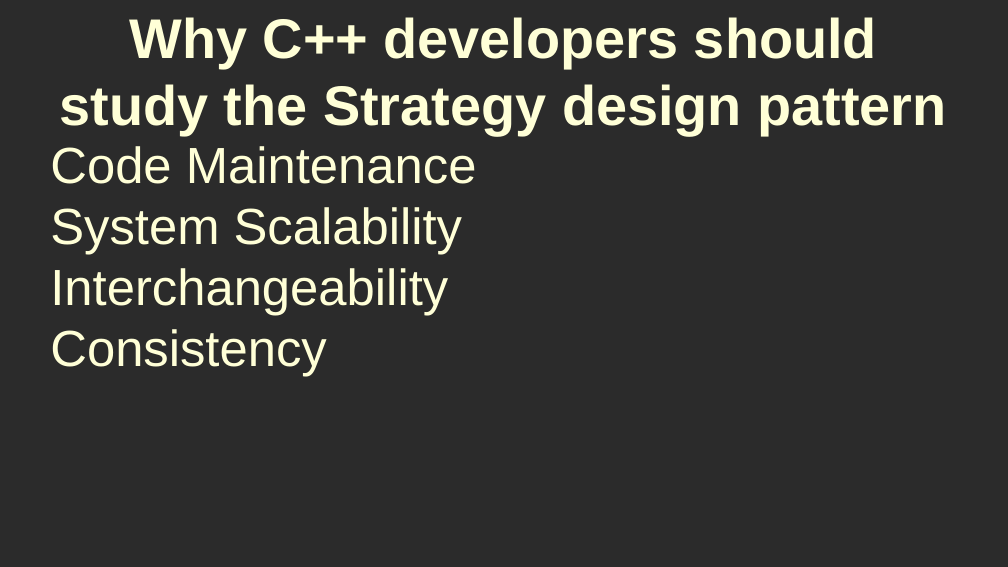
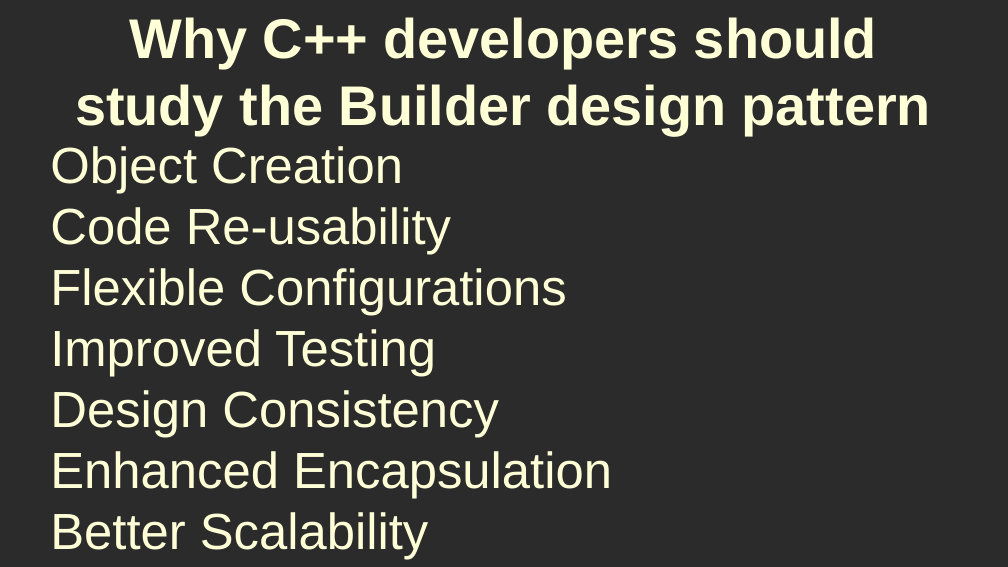
Before and after one commit to RayAndrade/CPPstudy, a slide deck: slide 8 of Creational/Builder/intro/why.odp (slide 6 before the commit). Drawn at 1008x567 pixels with LibreOffice and Linux fonts; fonts in the diff are those of the drawing; background and template pictures are left out; a plain dark background stands for a picture behind light text. Boxes give left, top, right and bottom in pixels: in the first picture for what was removed or moved away, otherwise in the second. Text is boxed around its words. In the diff, an @@ line names an element or a change of style, - is before the commit and + after.

```diff
--- a/Creational/Builder/intro/why.odp
+++ b/Creational/Builder/intro/why.odp
@@ title at [75, 17, 931, 135]: text changed @@
-Why C++ developers should study the Strategy design pattern
+Why C++ developers should study the Builder design pattern
@@ subtitle at [50, 146, 612, 559]: text changed @@
-Code Maintenance
-System Scalability
-Interchangeability
-Consistency
+Object Creation
+Code Re-usability
+Flexible Configurations
+Improved Testing
+Design Consistency
+Enhanced Encapsulation
+Better Scalability
```
Also in this commit, not shown: 7 other slides changed, 1 slide removed, 9 other files.
